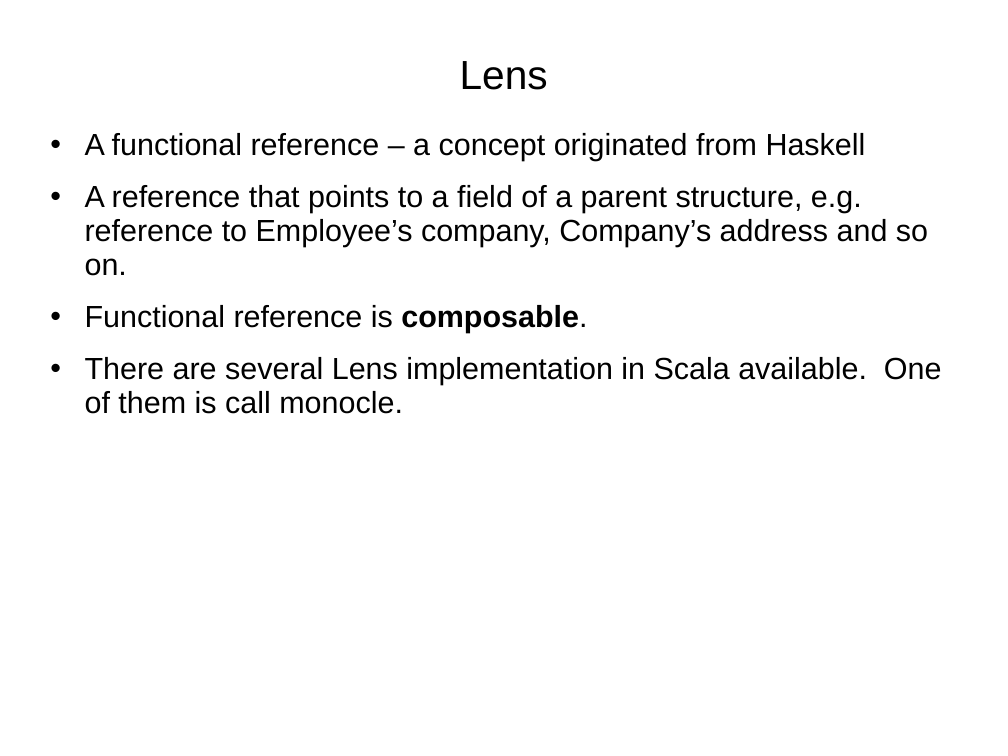
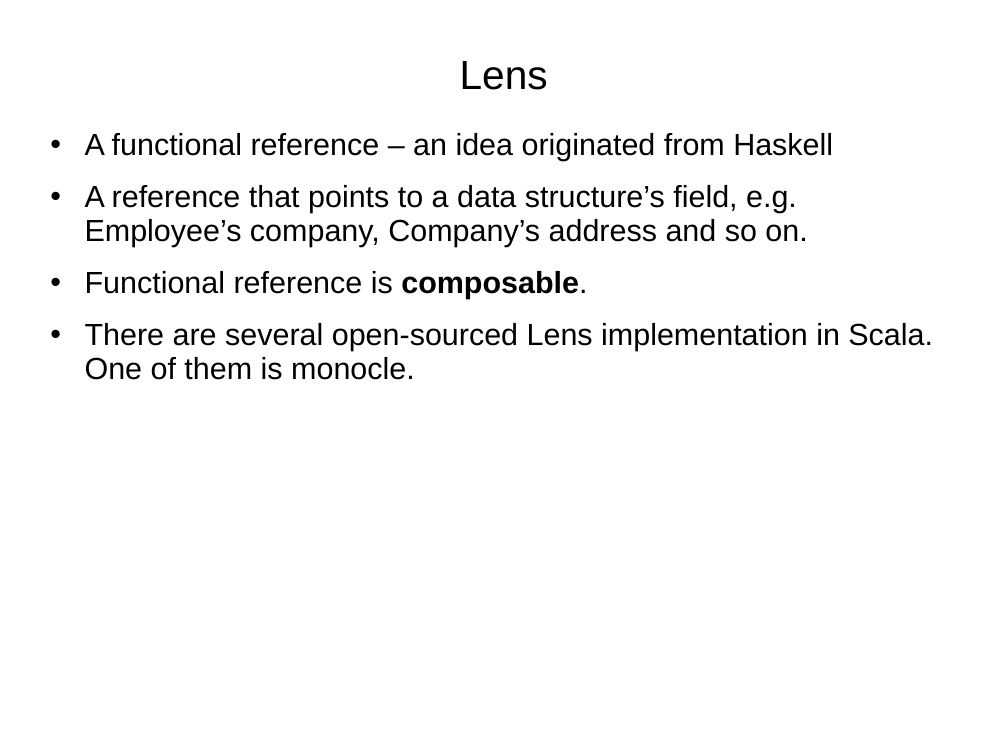
Before and after one commit to amywong-monster/Presentations, a slide deck: slide 5 of 2021-08-05-Update-immutable-data.ppt. Drawn at 1008x756 pixels with LibreOffice and Linux fonts; fonts in the diff are those of the drawing. Boxes give left, top, right and bottom in pixels: in the first picture for what was removed or moved away, otherwise in the second. Text is boxed around its words. In the diff, an @@ line names an element or a change of style, - is before the commit and + after.

Commit message:
Updated

```diff
--- a/2021-08-05-Update-immutable-data.ppt
+++ b/2021-08-05-Update-immutable-data.ppt
@@ text at <box>85,133,833,247</box>: text changed @@
-• A functional reference – a concept originated from Haskell
-• A reference that points to a field of a parent structure, e.g. reference to Employee’s company, Company’s address and so on.
+• A functional reference – an idea originated from Haskell
+• A reference that points to a data structure’s field, e.g. Employee’s company, Company’s address and so on.
@@ text at <box>85,323,933,380</box>: text changed @@
-• There are several Lens implementation in Scala available. One of them is call monocle.
+• There are several open-sourced Lens implementation in Scala. One of them is monocle.
```
Also in this commit, not shown: 2 other slides changed, 6 slides added.
